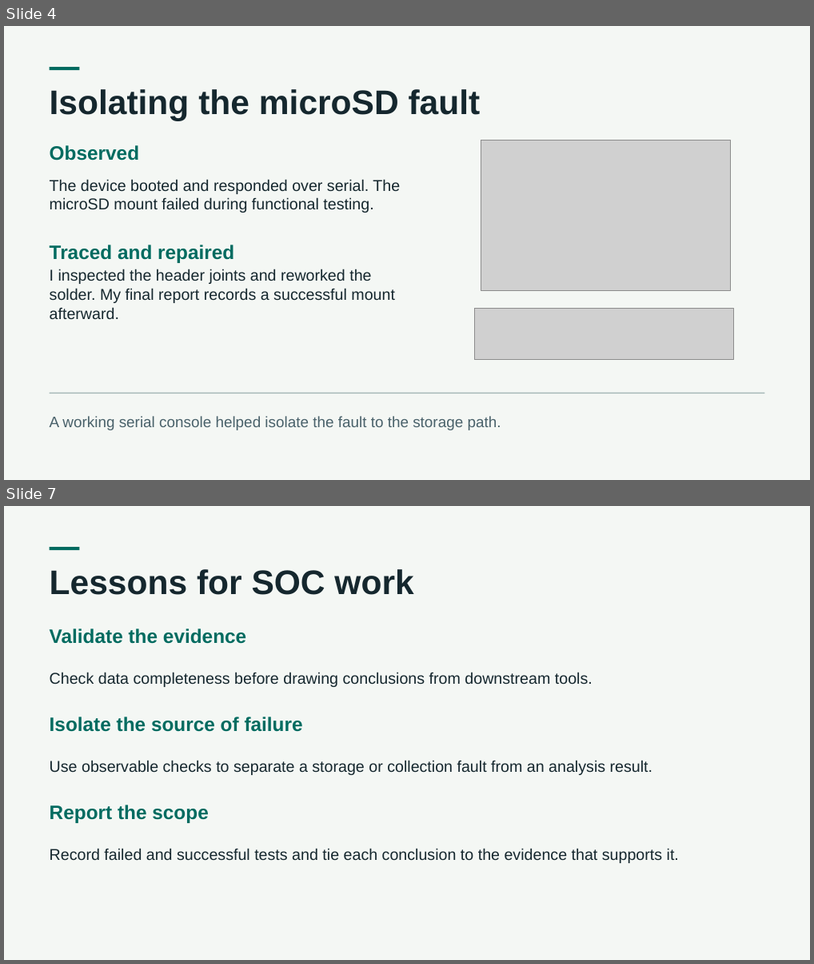
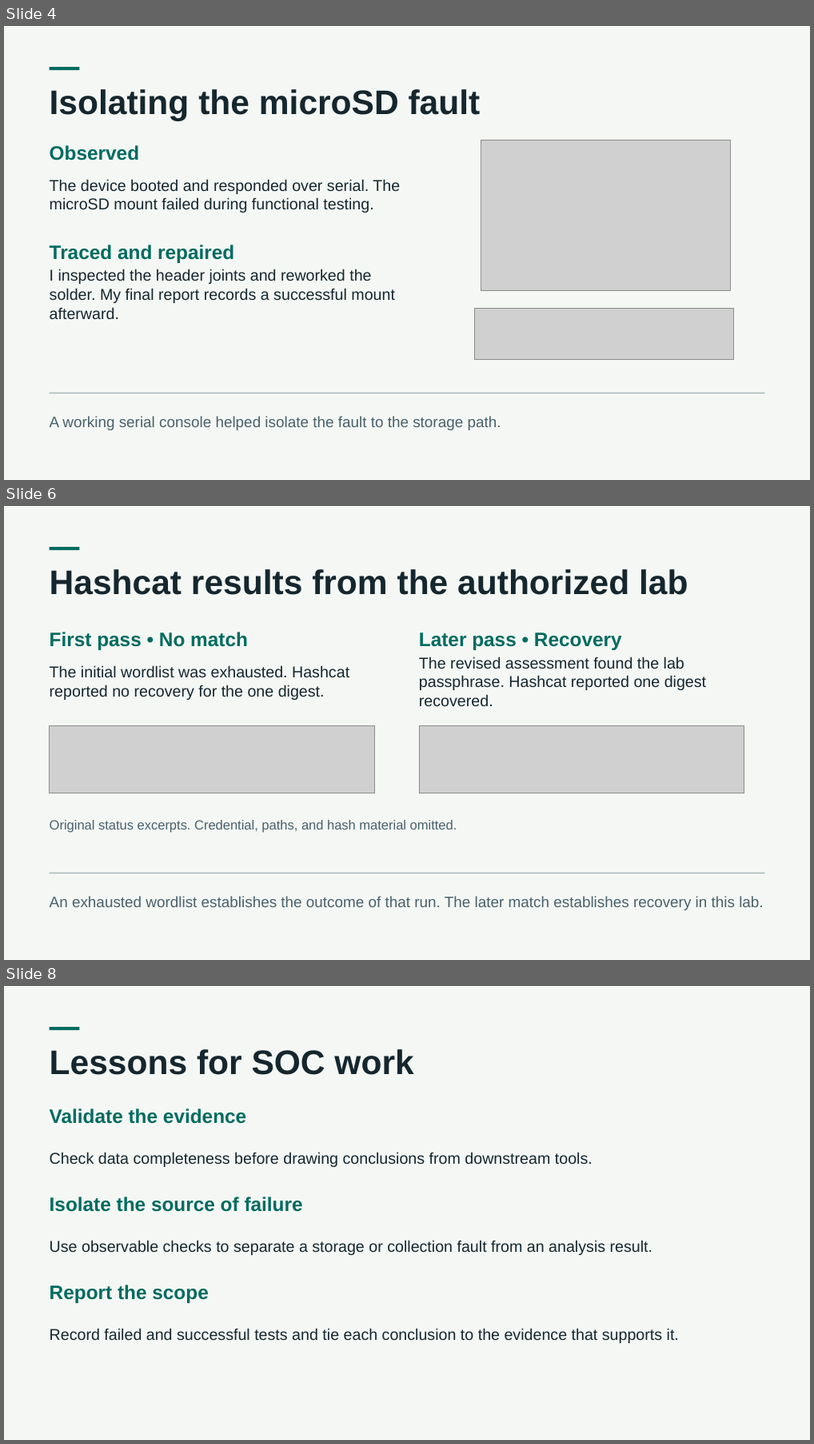
Before and after one commit to darasimiop/ESP32-Marauder-WPA2-Security-Capstone, a slide deck: presentation/ESP32-Marauder-WPA2-Security-Capstone.pptx. Shown one above the other, each under a label of ours: slides 4 and 7 before the commit, slides 4, 6 and 8 after it; the slides between them are not shown. The pictures are 814x964 and 814x1444 pixels, drawn with LibreOffice and Linux fonts; fonts in the diff are those of the drawing; grey boxes stand for pictures. Boxes give left, top, right and bottom in pixels: in the first picture for what was removed or moved away, otherwise in the second. Text is boxed around its words. In the diff, an @@ line names an element or a change of style, - is before the commit and + after.

Commit message:
Add original evidence to capstone portfolio presentation

```diff
--- a/presentation/ESP32-Marauder-WPA2-Security-Capstone.pptx
+++ b/presentation/ESP32-Marauder-WPA2-Security-Capstone.pptx
@@ slide 6 added at (4, 506, 810, 960), background #F4F7F4 @@
@@ rectangle added at (50, 547, 80, 550), fill #006B60 @@
@@ text added at (50, 569, 688, 595), 40.5 pt, text #15272E, bold @@
+Hashcat results from the authorized lab
@@ text added at (50, 632, 248, 650), 23.2 pt, text #006B60, bold @@
+First pass • No match
@@ text added at (419, 632, 622, 650), 23.2 pt, text #006B60, bold @@
+Later pass • Recovery
@@ text added at (50, 665, 350, 700), 18.8 pt, text #15272E @@
+The initial wordlist was exhausted. Hashcat reported no recovery for the one digest.
@@ text added at (419, 656, 706, 707), 18.8 pt, text #15272E @@
+The revised assessment found the lab passphrase. Hashcat reported one digest recovered.
@@ picture added at (50, 725, 375, 792) @@
@@ picture added at (419, 725, 745, 793) @@
@@ text added at (50, 820, 458, 832), 15.8 pt, text #49616A @@
+Original status excerpts. Credential, paths, and hash material omitted.
@@ rectangle added at (50, 872, 765, 873), fill #A6B8B7 @@
@@ text added at (50, 896, 763, 910), 18 pt, text #49616A @@
+An exhausted wordlist establishes the outcome of that run. The later match establishes recovery in this lab.
@@ what was slide 7 is now slide 8 @@
```
Also in this commit, not shown: 1 slide changed, 2 other slides added, 2 slides removed, 7 other files.
